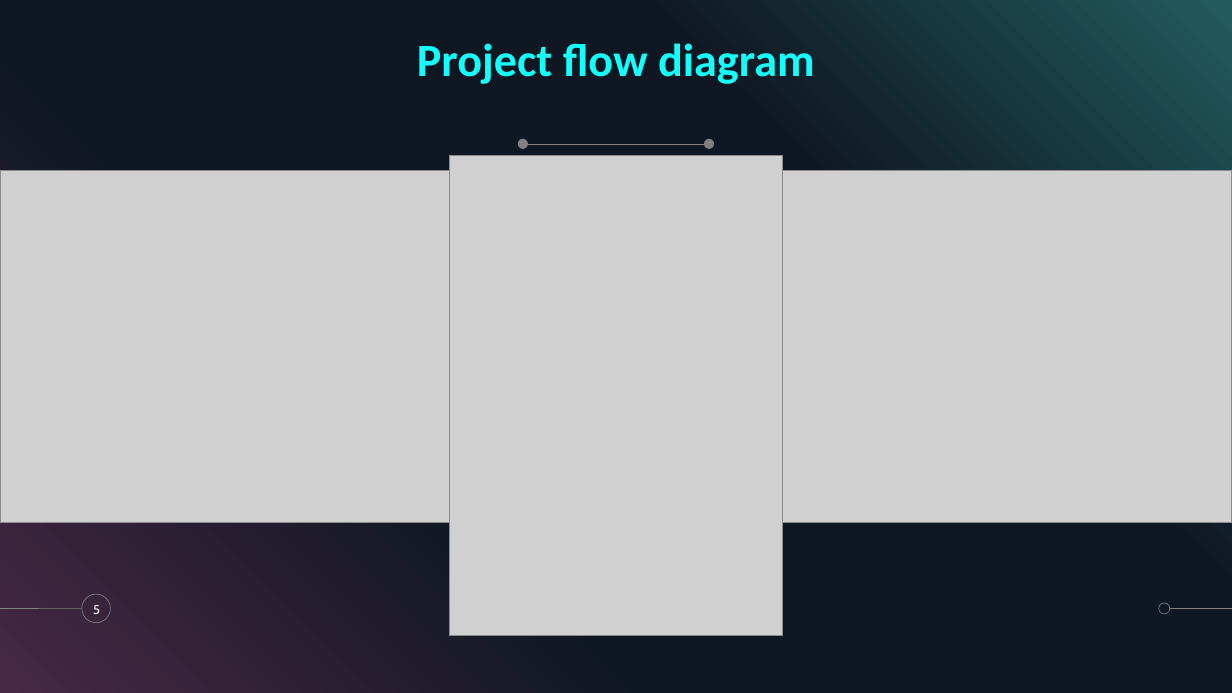
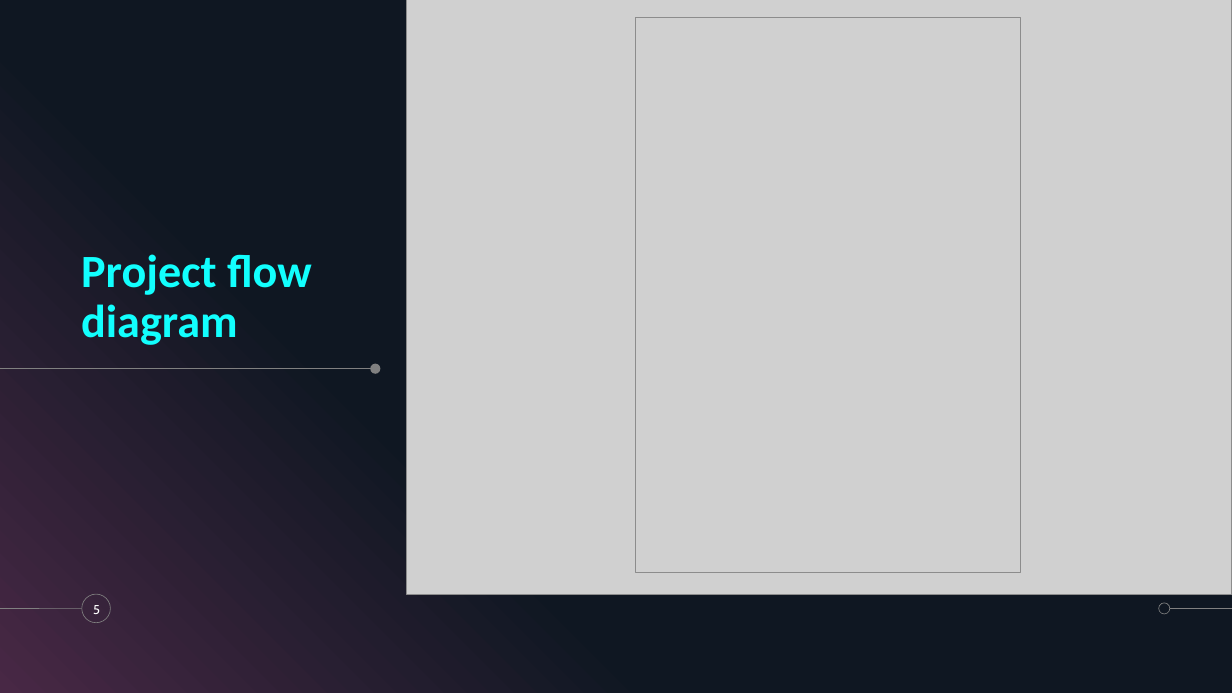
Before and after one commit to krshnknsr21/Sentiment-Analysis, a slide deck: slide 5 of Overview.pptx. Drawn at 1232x693 pixels with LibreOffice and Linux fonts; fonts in the diff are those of the drawing; grey boxes stand for pictures. Boxes give left, top, right and bottom in pixels: in the first picture for what was removed or moved away, otherwise in the second. Text is boxed around its words. In the diff, an @@ line names an element or a change of style, - is before the commit and + after.

```diff
--- a/Overview.pptx
+++ b/Overview.pptx
@@ picture: place and size @@
-picture at bbox=[0, 170, 1232, 523]
+picture at bbox=[407, 0, 1232, 594]
@@ picture: place and size @@
-picture at bbox=[449, 156, 783, 637]
+picture at bbox=[635, 17, 1020, 573]
@@ line removed from (518, 144) to (709, 144) @@
@@ ellipse removed at bbox=[518, 139, 528, 149] @@
@@ title "Project flow diagram": place and size @@
-title "Project flow diagram" at bbox=[417, 43, 814, 84]
+title "Project flow diagram" at bbox=[81, 254, 312, 345]
@@ title "Project flow diagram" at bbox=[81, 254, 312, 345]: alignment centre to left @@
@@ line added from (0, 369) to (372, 369), #808080 0.5 pt @@
@@ ellipse: place and size @@
-ellipse at bbox=[704, 139, 714, 149]
+ellipse at bbox=[371, 364, 381, 374]
```
Also in this commit, not shown: 3 other slides changed, 4 slides added, 5 slides removed, 7 other files.
